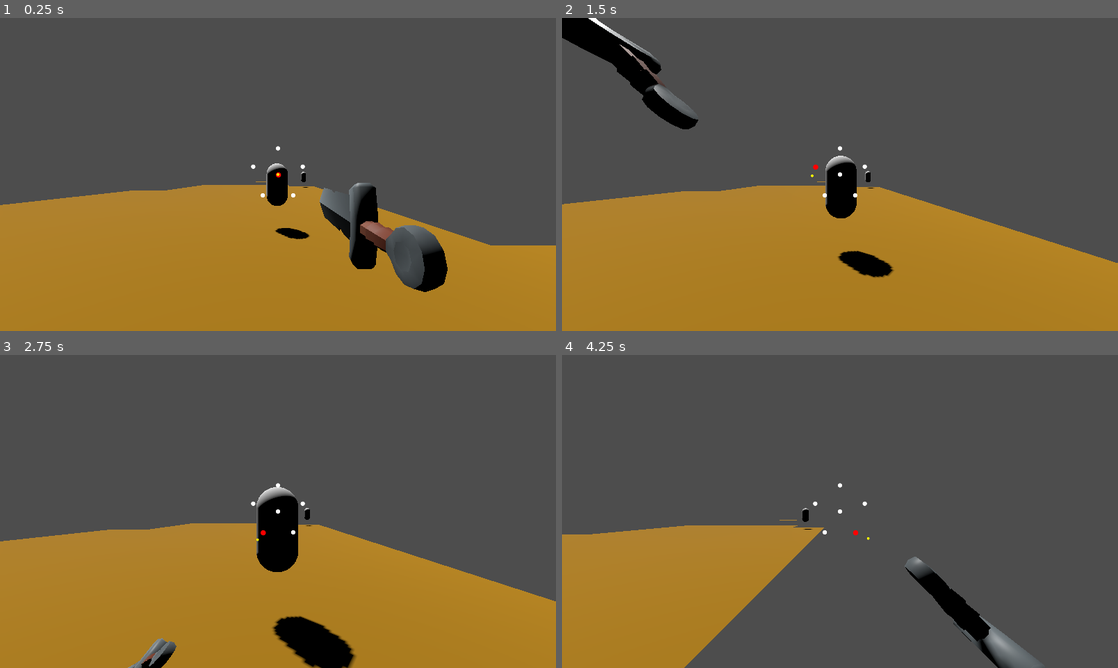
Above: before the commit, frames 1-4 (two rows, left to right).
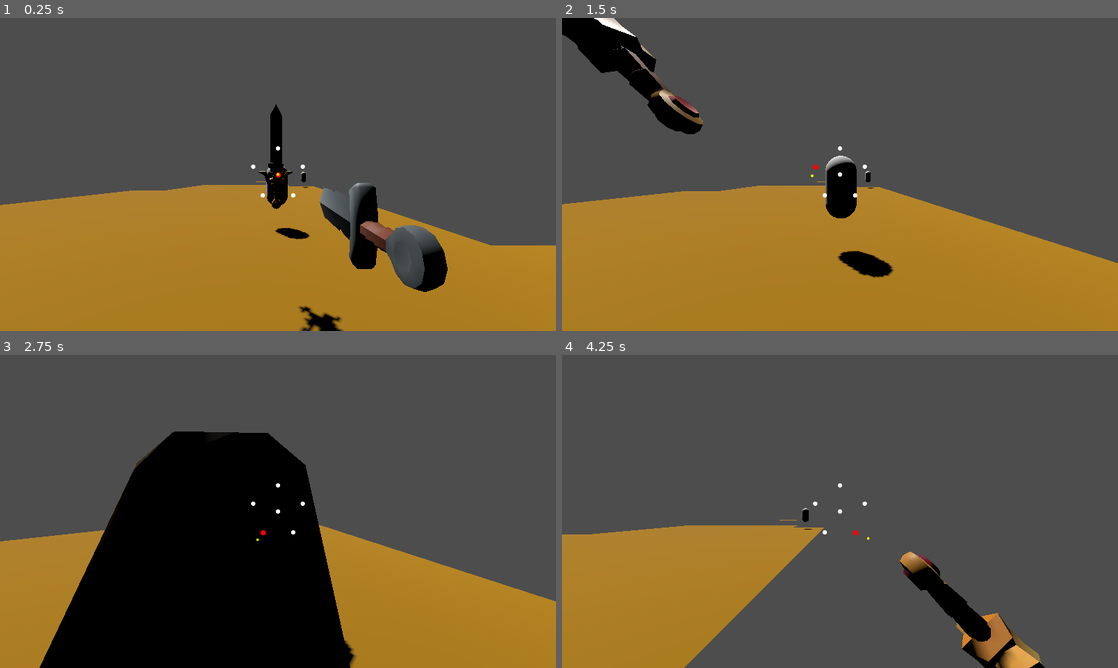
Above: after the commit, the same moments.

Repository: MendelDdS/pdc-godot
Game: Godot game, scene res://scenes/main.tscn
Same seed, same stepped clock (60 frames per second), same inputs: the game is played once before the commit and once after it.
Inputs (mouse positions are in pixels of both pictures, inside the frame that each line leads up to):
- Up to frame 1 (0.25 s): no input
- Up to frame 2 (1.5 s): move the mouse to (867, 174) at 0.52 s; hold D (Right strafe) 0.53-1.28 s; hold Up (Foward) 0.53-1.28 s; move the mouse to (812, 174) at 1.27 s; hold Down (Back) from 1.28 s (still down); tap Up (Foward) at 1.35 s
- Up to frame 3 (2.75 s): move the mouse to (289, 505) at 2.02 s; release Down (Back) at 2.03 s; hold D (Right strafe) from 2.03 s (still down); hold Up (Foward) from 2.03 s (still down); click (289, 505) at 2.1 s
- Up to frame 4 (4.25 s): move the mouse to (834, 517) at 2.77 s; release Up (Foward) at 2.78 s; right-click (834, 517) at 2.85 s; tap Up (Foward) at 3.05 s; move the mouse to (878, 514) at 3.52 s; release D (Right strafe) at 3.53 s; hold A (Left strafe) from 3.53 s (still down); hold Up (Foward) from 3.53 s (still down)

The runs differ from the first frame. In frame 1, 0.9% of the frame differs, in the area x 46-62%, y 27-100%; in frame 2, 1.3%; in frame 3, 27%, in the area x 7-63%, y 24-100%; in frame 4, 1.9%.

Commit message:
feat(#0000): implement weapon change

Diff:
--- a/scenes/actors/items/simple_sword.gd
+++ /dev/null
@@ -1,30 +0,0 @@
-extends Node3D
-
-const TEXTURE_PATH := "res://assets/weapons/knight_texture.png"
-
-func _ready() -> void:
-	var mesh_instance := _find_first_mesh_instance(self)
-	if mesh_instance == null:
-		return
-
-	var texture := load(TEXTURE_PATH) as Texture2D
-	if texture == null:
-		push_warning("SimpleSword: nao foi possivel carregar a textura em %s" % TEXTURE_PATH)
-		return
-
-	var material := StandardMaterial3D.new()
-	material.albedo_texture = texture
-	material.metallic = 0.0
-	material.roughness = 0.5
-	mesh_instance.material_override = material
-
-func _find_first_mesh_instance(node: Node) -> MeshInstance3D:
-	if node is MeshInstance3D:
-		return node as MeshInstance3D
-
-	for child in node.get_children():
-		var found := _find_first_mesh_instance(child)
-		if found != null:
-			return found
-
-	return null
--- /dev/null
+++ b/scenes/actors/items/weapons/quality_sword.tscn
@@ -0,0 +1,14 @@
+[gd_scene format=3 uid="uid://8j4y8buyrtbp"]
+
+[ext_resource type="Script" uid="uid://csb17m6npbl6g" path="res://scenes/actors/items/weapons/sword_params.gd" id="1_8u7mh"]
+[ext_resource type="PackedScene" uid="uid://d2jo3vq11lffm" path="res://assets/weapons/sword_2handed_color.gltf" id="1_yfooe"]
+
+[node name="QualitySword" type="Node3D" unique_id=1550525600]
+script = ExtResource("1_8u7mh")
+weapon_name = "Quality Sword"
+attack_damage_range = Vector2i(4, 7)
+critical_attack_damage_range = Vector2i(10, 15)
+texture_path = ""
+is_pickup = true
+
+[node name="QualitySwordModel" parent="." unique_id=505970141 instance=ExtResource("1_yfooe")]
--- a/scenes/actors/items/simple_sword.tscn
+++ b/scenes/actors/items/weapons/simple_sword.tscn
@@ -1,9 +1,12 @@
 [gd_scene format=3 uid="uid://dh4s2qj4kx12i"]
 
 [ext_resource type="PackedScene" uid="uid://cf14h0qiv07kv" path="res://assets/weapons/sword_1handed.gltf" id="1_7i6l3"]
-[ext_resource type="Script" uid="uid://csb17m6npbl6g" path="res://scenes/actors/items/simple_sword.gd" id="2_6n2of"]
+[ext_resource type="Script" uid="uid://csb17m6npbl6g" path="res://scenes/actors/items/weapons/sword_params.gd" id="2_6n2of"]
 
 [node name="SimpleSword" type="Node3D" unique_id=1100445161]
 script = ExtResource("2_6n2of")
+weapon_name = "Simple Sword"
+attack_damage_range = Vector2i(2, 5)
+critical_attack_damage_range = Vector2i(6, 10)
 
 [node name="SwordModel" parent="." unique_id=1926259105 instance=ExtResource("1_7i6l3")]
--- /dev/null
+++ b/scenes/actors/items/weapons/sword_params.gd
@@ -0,0 +1,72 @@
+extends Node3D
+class_name Weapon
+
+@export var weapon_name: String = "Simple Sword"
+@export var attack_damage_range: Vector2i = Vector2i(2, 5)
+@export var critical_attack_damage_range: Vector2i = Vector2i(6, 10)
+@export var texture_path: String = "res://assets/weapons/knight_texture.png"
+@export var is_pickup: bool = false
+@export var pickup_float_height: float = 1.0
+@export var pickup_bob_height: float = 0.15
+@export var pickup_spin_speed: float = 90.0
+
+var pickup_origin_y: float = 0.0
+var pickup_time: float = 0.0
+
+func _ready() -> void:
+	set_pickup_enabled(is_pickup)
+	var mesh_instance := _find_first_mesh_instance(self)
+	if mesh_instance == null:
+		return
+
+	if texture_path.is_empty():
+		return
+
+	var texture := load(texture_path) as Texture2D
+	if texture == null:
+		push_warning("%s: nao foi possivel carregar a textura em %s" % [weapon_name, texture_path])
+		return
+
+	var material := StandardMaterial3D.new()
+	material.albedo_texture = texture
+	material.metallic = 0.0
+	material.roughness = 0.5
+	mesh_instance.material_override = material
+
+func _process(delta: float) -> void:
+	if not is_pickup:
+		return
+
+	pickup_time += delta
+	position.y = pickup_origin_y + sin(pickup_time * 3.0) * pickup_bob_height
+	rotation_degrees.y += pickup_spin_speed * delta
+
+func set_pickup_enabled(value: bool) -> void:
+	is_pickup = value
+	if is_pickup:
+		add_to_group("weapon_pickups")
+		pickup_origin_y = position.y + pickup_float_height
+		position.y = pickup_origin_y
+	else:
+		remove_from_group("weapon_pickups")
+		pickup_time = 0.0
+
+func get_weapon_scene() -> PackedScene:
+	return load(scene_file_path) as PackedScene
+
+func roll_attack_damage() -> int:
+	return randi_range(attack_damage_range.x, attack_damage_range.y)
+
+func roll_critical_attack_damage() -> int:
+	return randi_range(critical_attack_damage_range.x, critical_attack_damage_range.y)
+
+func _find_first_mesh_instance(node: Node) -> MeshInstance3D:
+	if node is MeshInstance3D:
+		return node as MeshInstance3D
+
+	for child in node.get_children():
+		var found := _find_first_mesh_instance(child)
+		if found != null:
+			return found
+
+	return null
--- a/scenes/actors/player/player.gd
+++ b/scenes/actors/player/player.gd
@@ -16,12 +16,12 @@
 const BOTTOM_CROSS_ARC_HEIGHT: float = 0.85
 const PERFECT_BLOCK_WINDOW: float = 0.22
 const CRITICAL_ATTACK_WINDOW: float = 1.2
-const NORMAL_ATTACK_DAMAGE: int = 20
-const CRITICAL_ATTACK_DAMAGE: int = 60
+const DEFAULT_ATTACK_DAMAGE: int = 20
+const DEFAULT_CRITICAL_ATTACK_DAMAGE: int = 60
 const DEFENSE_READY_DISTANCE: float = 0.04
 const DEFENSE_READY_ROT_DOT: float = 0.995
 
-const SWORD_SCENE = preload("res://scenes/actors/items/simple_sword.tscn")
+const SIMPLE_SWORD_SCENE = preload("res://scenes/actors/items/weapons/simple_sword.tscn")
 const STANCES = {
 	0: {"pos": Vector3(0.5, -0.3, -1), "rot": Vector3(0, -90, 90)},    # CENTER (Meio)
 	1: {"pos": Vector3(0, 0.7, -1), "rot": Vector3(0, -90, 0)},     # TOP (Cima)
@@ -51,6 +51,7 @@
 var base_camera_y: float = 0.0
 
 var current_weapon: Node3D = null
+var current_weapon_scene: PackedScene = null
 var current_stance_index: int = 0
 var target_stance_pos: Vector3 = STANCES[0]["pos"]
 var target_stance_rot: Vector3 = STANCES[0]["rot"]
@@ -87,7 +88,7 @@
 
 	combat_ui.direction_changed.connect(_on_combat_direction_changed)
 
-	instantiate_weapon(SWORD_SCENE)
+	equip_weapon(SIMPLE_SWORD_SCENE, false, global_position)
 	melee_ray.add_exception(self)
 
 func _process(delta: float) -> void:
@@ -430,15 +431,51 @@
 				hit_owner.on_critical_hit_by_player(self)
 			elif hit_owner and hit_owner.has_method("on_hit_by_player"):
 				hit_owner.on_hit_by_player(self)
-			health.take_damage(CRITICAL_ATTACK_DAMAGE if active_attack_is_critical else NORMAL_ATTACK_DAMAGE)
-
-func instantiate_weapon(weapon_scene: PackedScene) -> void:
+			health.take_damage(_get_current_attack_damage())
+
+func _get_current_attack_damage() -> int:
+	if current_weapon == null:
+		return DEFAULT_CRITICAL_ATTACK_DAMAGE if active_attack_is_critical else DEFAULT_ATTACK_DAMAGE
+
+	if active_attack_is_critical and current_weapon.has_method("roll_critical_attack_damage"):
+		return current_weapon.roll_critical_attack_damage()
+
+	if current_weapon.has_method("roll_attack_damage"):
+		return current_weapon.roll_attack_damage()
+
+	return DEFAULT_CRITICAL_ATTACK_DAMAGE if active_attack_is_critical else DEFAULT_ATTACK_DAMAGE
+
+func equip_weapon(weapon_scene: PackedScene, drop_current: bool, drop_position: Vector3) -> void:
+	if drop_current and current_weapon_scene != null:
+		_drop_current_weapon(drop_position)
+
 	if current_weapon:
 		current_weapon.queue_free()
 
 	current_weapon = weapon_scene.instantiate()
+	current_weapon_scene = weapon_scene
+	if current_weapon.has_method("set_pickup_enabled"):
+		current_weapon.set_pickup_enabled(false)
 	weapon_pivot.add_child(current_weapon)
+	current_weapon.position = Vector3.ZERO
+	current_weapon.rotation = Vector3.ZERO
 	_on_combat_direction_changed(0)
+
+func _drop_current_weapon(drop_position: Vector3) -> void:
+	var dropped_weapon := current_weapon_scene.instantiate()
+	var drop_parent := _get_weapon_drop_parent()
+	drop_parent.add_child(dropped_weapon)
+	dropped_weapon.global_position = Vector3(drop_position.x, drop_position.y, drop_position.z)
+	dropped_weapon.rotation = Vector3.ZERO
+	if dropped_weapon.has_method("set_pickup_enabled"):
+		dropped_weapon.set_pickup_enabled(true)
+
+func _get_weapon_drop_parent() -> Node:
+	var level_container := get_parent().get_node_or_null("LevelContainer")
+	if level_container and level_container.get_child_count() > 0:
+		return level_container.get_child(0)
+
+	return get_tree().current_scene
 
 func _on_combat_direction_changed(dir_index: int) -> void:
 	if is_attacking or combat_ui.is_locked:
@@ -494,6 +531,7 @@
 		turn(-90)
 
 func move_in_direction(direction: Vector3, ray: RayCast3D, is_strafe: bool = false, strafe_dir: int = 0) -> void:
+	var previous_pos := global_position
 	var target_pos = global_position + direction.normalized() * Constants.TILE_SIZE
 
 	if ray.is_colliding() || _has_enemy_on_tile(target_pos):
@@ -512,7 +550,25 @@
 		tween.tween_property(camera, "rotation:z", target_tilt, MOVE_DURATION * 0.5)
 		tween.chain().tween_property(camera, "rotation:z", 0.0, MOVE_DURATION * 0.5)
 
-	tween.chain().tween_callback(func(): is_moving = false)
+	tween.chain().tween_callback(func():
+		is_moving = false
+		_try_pickup_weapon_current_tile(previous_pos)
+	)
+
+func _try_pickup_weapon_current_tile(drop_position: Vector3) -> void:
+	var current_cell := _world_to_cell(global_position)
+	for pickup in get_tree().get_nodes_in_group("weapon_pickups"):
+		if not pickup is Node3D:
+			continue
+		if _world_to_cell(pickup.global_position) != current_cell:
+			continue
+		if not pickup.has_method("get_weapon_scene"):
+			continue
+
+		var weapon_scene: PackedScene = pickup.get_weapon_scene()
+		pickup.queue_free()
+		equip_weapon(weapon_scene, true, drop_position)
+		return
 
 func _has_enemy_on_tile(target_pos: Vector3) -> bool:
 	var target_cell := _world_to_cell(target_pos)
@@ -581,7 +637,6 @@
 	print("Cura recebida! HP: ", health_component.current_health)
 
 func _on_take_damage() -> void:
-	print("Dano recebido! HP: ", health_component.current_health)
 	_play_damage_camera_shake()
 
 func _play_damage_camera_shake() -> void:
--- a/scenes/levels/dungeon_entrance.tscn
+++ b/scenes/levels/dungeon_entrance.tscn
@@ -3,6 +3,7 @@
 [ext_resource type="Script" uid="uid://d4bfi1jkkc2mj" path="res://scenes/levels/dungeon_entrance.gd" id="1_32fru"]
 [ext_resource type="MeshLibrary" uid="uid://b5arnqnvud01h" path="res://scenes/actors/evironment/tiles_lib.tres" id="2_5c8o1"]
 [ext_resource type="PackedScene" uid="uid://bqf3g8sdhojh0" path="res://scenes/actors/enemies/enemy.tscn" id="3_enemy"]
+[ext_resource type="PackedScene" uid="uid://8j4y8buyrtbp" path="res://scenes/actors/items/weapons/quality_sword.tscn" id="4_quality_sword"]
 
 [node name="DungeonEntrance" type="Node3D" unique_id=179366886]
 script = ExtResource("1_32fru")
@@ -26,3 +27,6 @@
 
 [node name="Enemy2" parent="." unique_id=1994838575 instance=ExtResource("3_enemy")]
 transform = Transform3D(1, 0, 0, 0, 1, 0, 0, 0, 1, 12.5, 2, 47.5)
+
+[node name="QualitySwordPickup" parent="." instance=ExtResource("4_quality_sword")]
+transform = Transform3D(1, 0, 0, 0, 1, 0, 0, 0, 1, 12.5, 2, 52.5)
Binary file added: assets/weapons/sword_2handed_color.bin
Not shown, added: assets/weapons/sword_2handed_color.gltf
Not shown, added: assets/weapons/sword_2handed_color.gltf.import
Renamed: scenes/actors/items/simple_sword.gd.uid -> scenes/actors/items/weapons/sword_params.gd.uid
